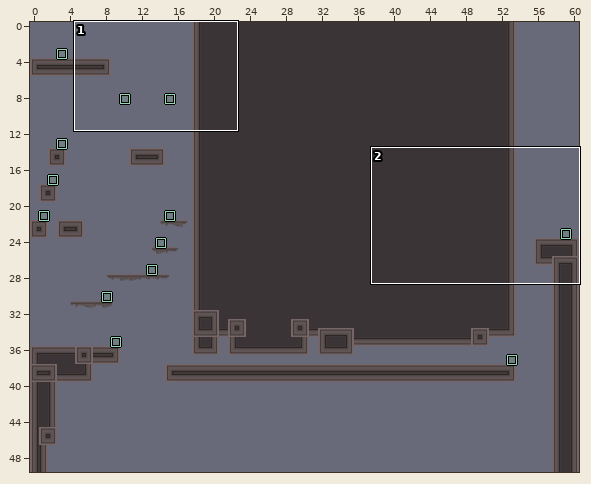
A LDtk project gets an edit: Levels/World_3/Level_3-2.ldtk. The picture above shows the old version from afar; the outline marks the close-up.
Close-up. First the earlier version:
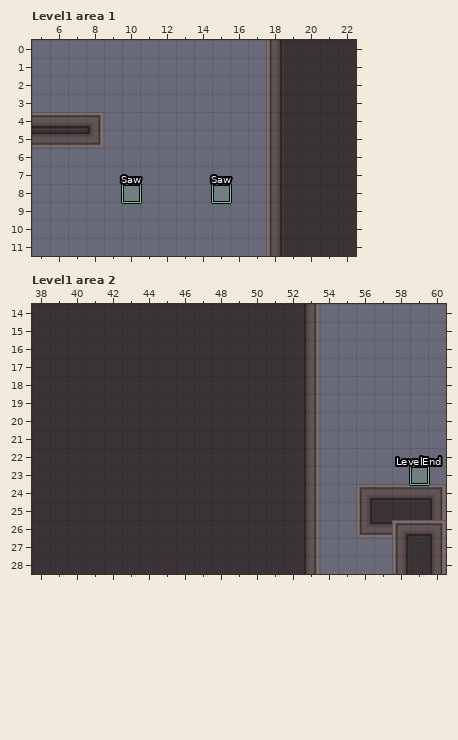
Cells are 32x32 px. Shown: Level1 area 1 x 5..22, y 0..11; Level1 area 2 x 38..60, y 14..28. The commit also changed other parts of the map, which this record leaves out.
And afterwards:
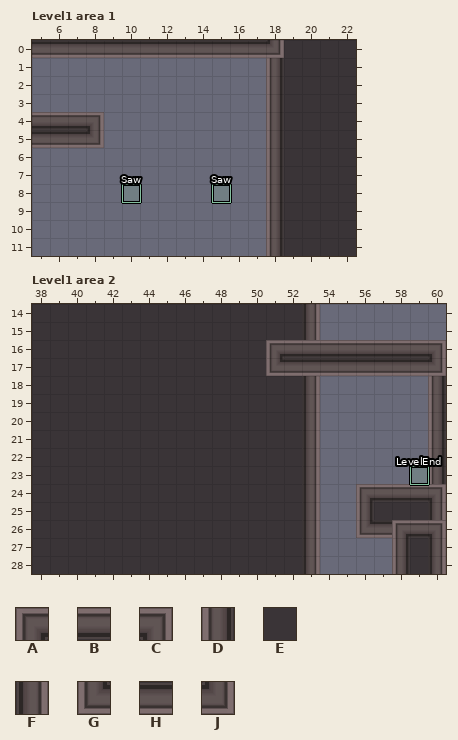
Key: from "Tiles_sheet_world3": A 0, B 1, C 2, D 8, E 9, F 10, G 16, H 17, J 18.
_ is an empty cell.
The exact change:
Layer "Tiles", Level1 area 1:
Tile H now appears in row 0 at x 5 to 17.
The author changed tile D to tile J in row 0 at x 18.
Layer "Tiles", Level1 area 2:
The author changed tile E to tile A in row 16 at x 51.
The author changed tile E to tile B in row 16 at x 52.
The author changed tile F to tile B in row 16 at x 53.
Tile B now appears in row 16 at x 54 to 59.
Tile C now appears in row 16 at x 60.
Tile D now appears in rows 18 to 23 at x 60.
The author changed tile E to tile G in row 17 at x 51.
The author changed tile E to tile H in row 17 at x 52.
The author changed tile F to tile H in row 17 at x 53.
Tile H now appears in row 17 at x 54 to 59.
Tile J now appears in row 17 at x 60.
Boxes around the changes in both close-ups, in picture pixels (x1, y1, x2, y2):
changed: (32, 40, 284, 58)
changed: (266, 340, 446, 484)
